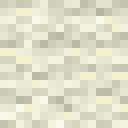
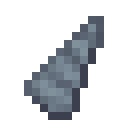
Two versions of the same layered image (128 x 128). Layer-by-layer changes:
hid group "dream sheep fleece" (2 layers) over [0, 0, 128, 128]
added group "unicorn horn" with 9 layers above "dream wood" over [16, 16, 120, 120]
added group "2" (1st of 2, in "unicorn horn") with 3 layers in group "unicorn horn" over [24, 16, 104, 120]
added layer "Layer 49" in group "2" over [32, 24, 96, 112]
added layer "Layer 48" in group "2" over [24, 16, 104, 120]
